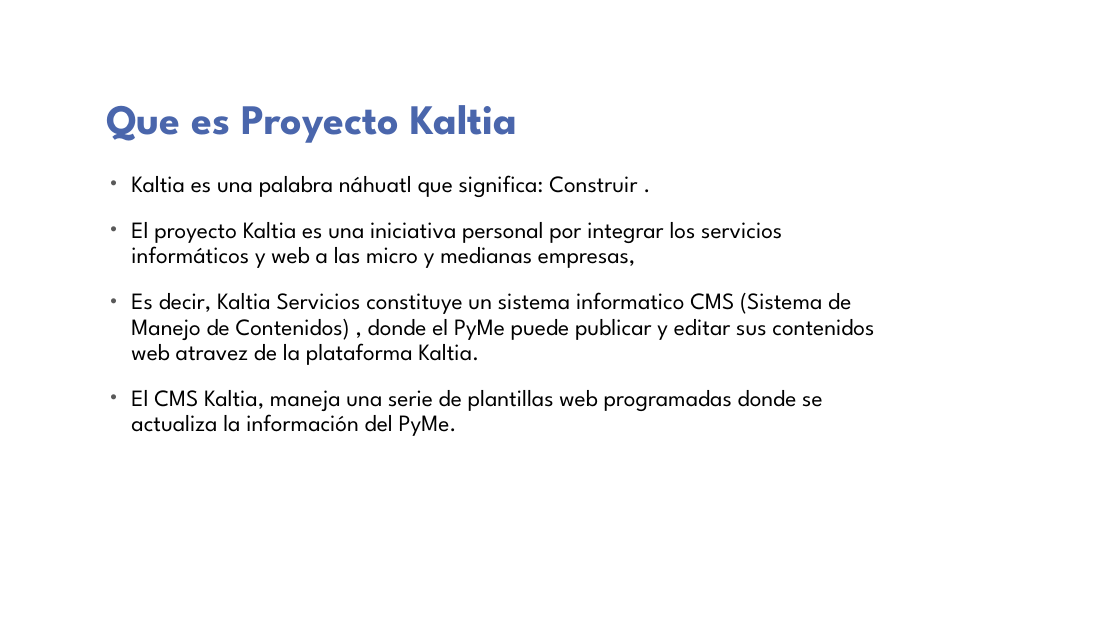
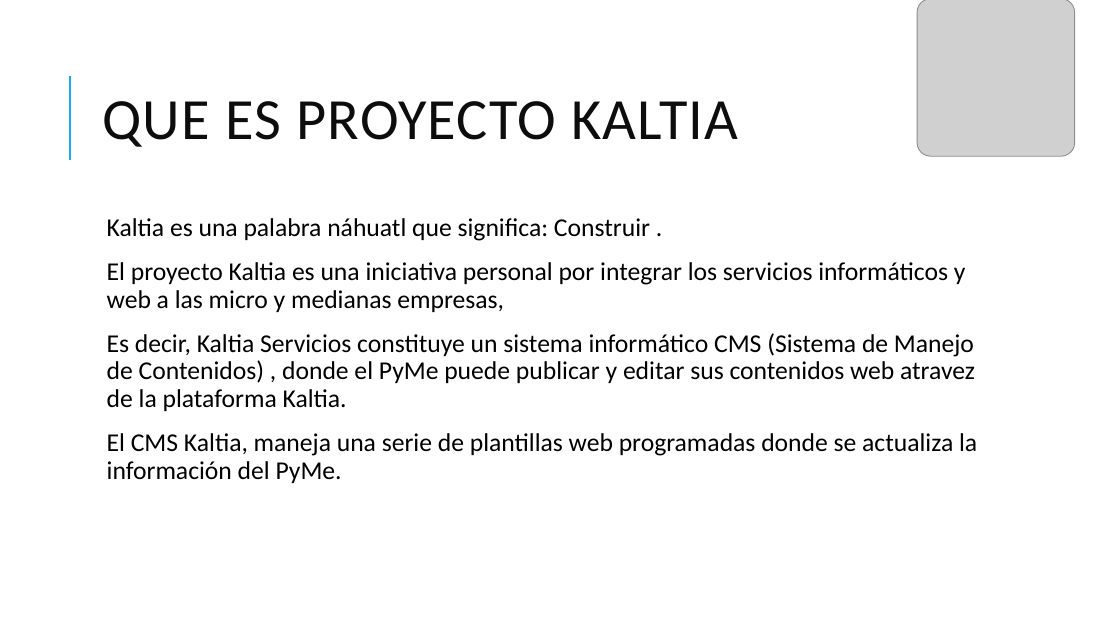
Before and after one commit to MexicoKaltia/KaltiaAuxiliar, a slide deck: slide 2 of Proyecto Kaltia Perfil I-parte1.pptx. Drawn at 1120x630 pixels with LibreOffice and Linux fonts; fonts in the diff are those of the drawing; grey boxes stand for pictures; background and template pictures are left out. Boxes give left, top, right and bottom in pixels: in the first picture for what was removed or moved away, otherwise in the second. Text is boxed around its words. In the diff, an @@ line names an element or a change of style, - is before the commit and + after.

```diff
--- a/Proyecto Kaltia Perfil I-parte1.pptx
+++ b/Proyecto Kaltia Perfil I-parte1.pptx
@@ picture added at [917, 0, 1075, 156] @@
@@ title "QUE ES PROYECTO KALTIA" at [102, 101, 738, 147]: vertical alignment bottom to middle @@
@@ line added from (70, 160) to (70, 76), #1CADE4 1.5 pt @@
@@ title at [102, 101, 738, 147]: text changed; size 36 to 50 pt; font League Spartan to Calibri; text colour #4A66AC to #0D0D0D; bold off @@
-Que es Proyecto Kaltia
+QUE ES PROYECTO KALTIA
@@ text "Kaltia es una palabra náhuatl ...": place and size @@
-text "Kaltia es una palabra náhuatl ..." at [131, 175, 874, 436]
+text "Kaltia es una palabra náhuatl ..." at [107, 218, 977, 483]
@@ text at [107, 218, 977, 483]: size 20 to 22 pt, font League Spartan to Calibri in "Kaltia es una palabra náhuatl que significa: ...", "El proyecto Kaltia es una iniciativa personal ...", "El CMS Kaltia, maneja una serie de ..."; bullet • to  ; less space between paragraphs; bullet colour #595959 to #1CADE4 @@
@@ text at [107, 333, 975, 411]: text changed; size 20 to 22 pt; font League Spartan to Calibri @@
-• Es decir, Kaltia Servicios constituye un sistema informatico CMS (Sistema de Manejo de Contenidos) , donde el PyMe puede publicar y editar sus contenidos web atravez de la plataforma Kaltia.
+  Es decir, Kaltia Servicios constituye un sistema informático CMS (Sistema de Manejo de Contenidos) , donde el PyMe puede publicar y editar sus contenidos web atravez de la plataforma Kaltia.
```
Also in this commit, not shown: 6 other slides changed, 28 other files.
